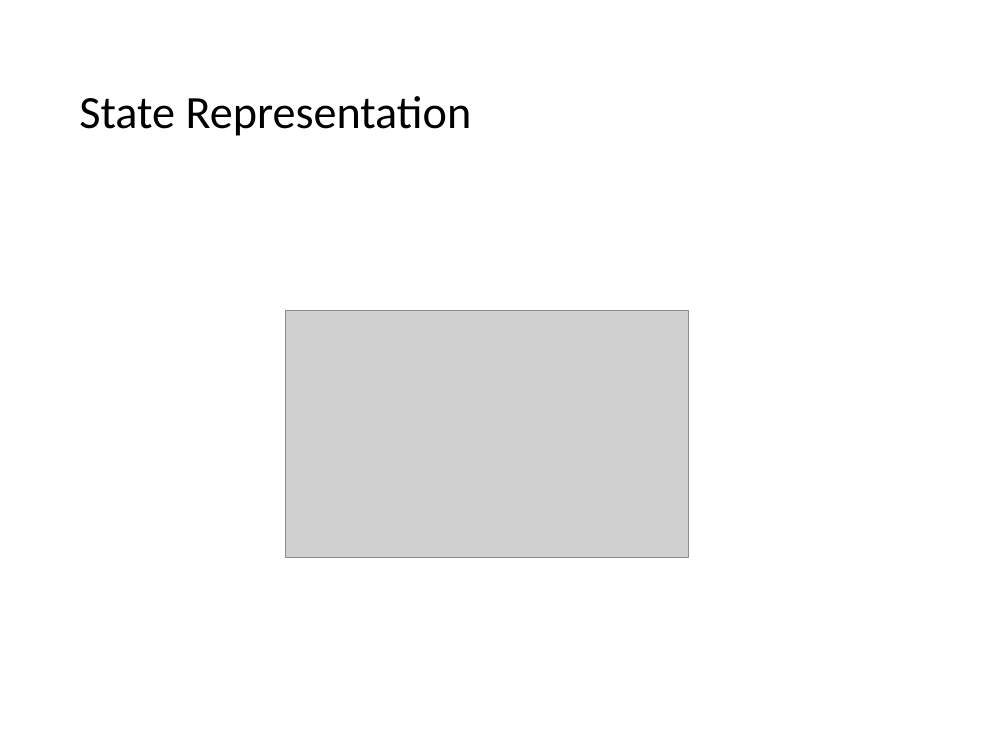
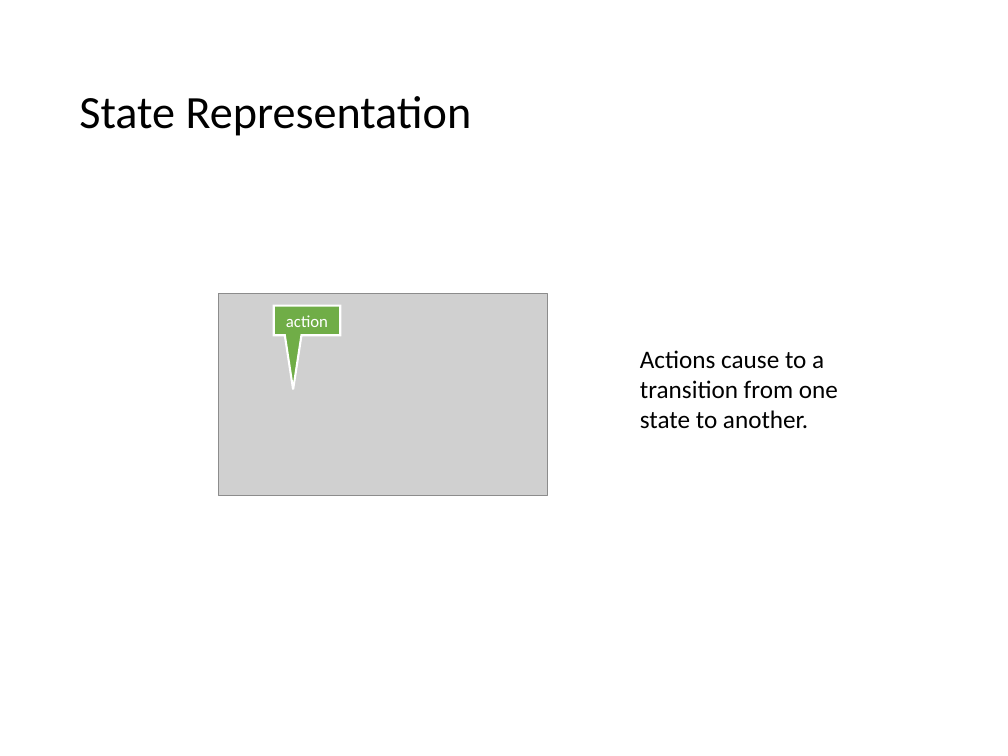
Before and after one commit to mhahsler/CS7320-AI, a slide deck: slide 23 of slides/02_agents.pptx. Drawn at 1008x756 pixels with LibreOffice and Linux fonts; fonts in the diff are those of the drawing; grey boxes stand for pictures. Boxes give left, top, right and bottom in pixels: in the first picture for what was removed or moved away, otherwise in the second. Text is boxed around its words. In the diff, an @@ line names an element or a change of style, - is before the commit and + after.

Commit message:
added better description of states.

```diff
--- a/slides/02_agents.pptx
+++ b/slides/02_agents.pptx
@@ picture resized from (x1=285, y1=310, x2=688, y2=557) to (x1=219, y1=294, x2=547, y2=496) @@
@@ speech box added at (x1=274, y1=305, x2=341, y2=335), fill #70AD47, outline #FFFFFF 1.5 pt, 12 pt, text #FFFFFF @@
+action
@@ text added at (x1=640, y1=350, x2=838, y2=429), 18 pt, text #000000 @@
+Actions cause to a transition from one state to another.
```
Also in this commit, not shown: 2 other slides changed, 1 other file.
